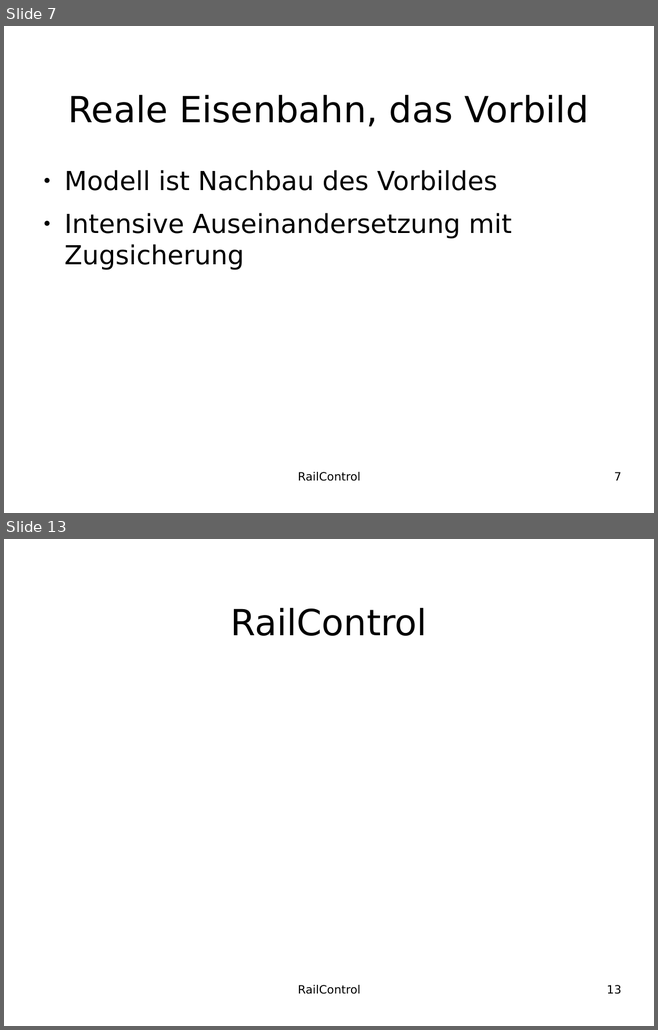
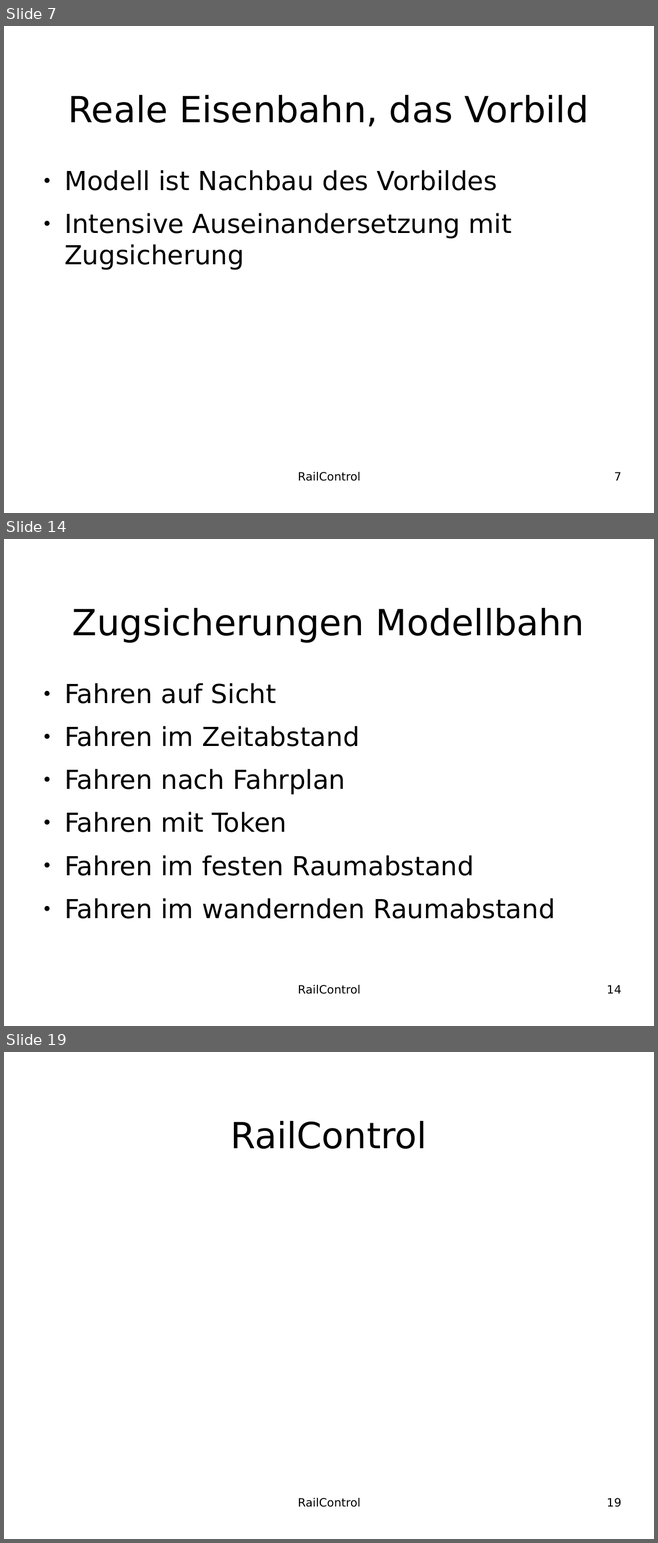
Before and after one commit to teddych/railcontrol, a slide deck: MAS/MAS_Thesis.odp. Shown one above the other, each under a label of ours: slides 7 and 13 before the commit, slides 7, 14 and 19 after it; the slides between them are not shown. The pictures are 658x1030 and 658x1543 pixels, drawn with LibreOffice and Linux fonts; fonts in the diff are those of the drawing; background and template pictures are left out. Boxes give left, top, right and bottom in pixels: in the first picture for what was removed or moved away, otherwise in the second. Text is boxed around its words. In the diff, an @@ line names an element or a change of style, - is before the commit and + after.

```diff
--- a/MAS/MAS_Thesis.odp
+++ b/MAS/MAS_Thesis.odp
@@ slide 14 added at (4,539,654,1026), background #FFFFFF @@
@@ title added at (72,607,584,643), 44 pt, text #000000 @@
+Zugsicherungen Modellbahn
@@ text added at (64,683,555,919), 32 pt, text #000000 @@
+● Fahren auf Sicht
+● Fahren im Zeitabstand
+● Fahren nach Fahrplan
+● Fahren mit Token
+● Fahren im festen Raumabstand
+● Fahren im wandernden Raumabstand
@@ text added at (297,985,360,994), 14 pt, text #000000 @@
+RailControl
@@ page number added at (607,985,621,994), 14 pt, text #000000 @@
+14
@@ what was slide 13 is now slide 19 @@
@@ page number at (607,1498,621,1507): text changed @@
-13
+19
```
Also in this commit, not shown: 5 slides changed, 5 other slides added.
